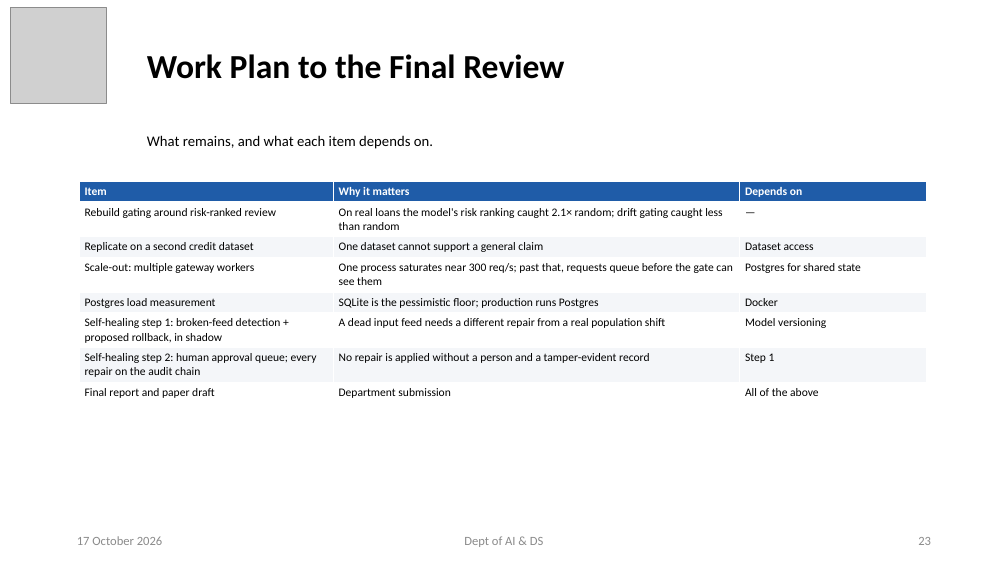
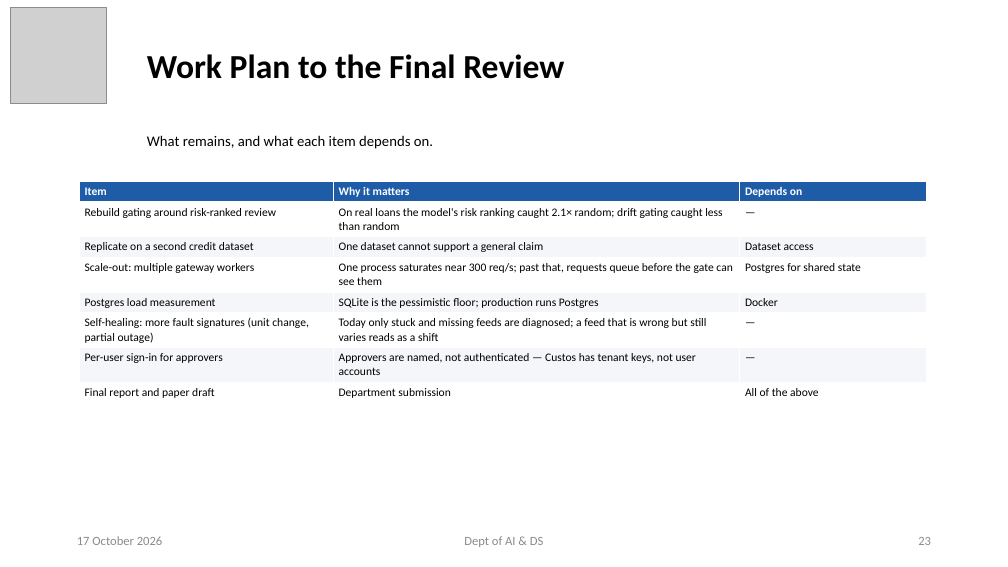
Before and after one commit to ayushpandey0201/custos, a slide deck: slide 23 of docs/presentations/Custos_Phase2_Review2.pptx. Drawn at 1008x567 pixels with LibreOffice and Linux fonts; fonts in the diff are those of the drawing; grey boxes stand for pictures. Boxes give left, top, right and bottom in pixels: in the first picture for what was removed or moved away, otherwise in the second. Text is boxed around its words. In the diff, an @@ line names an element or a change of style, - is before the commit and + after.

```diff
--- a/docs/presentations/Custos_Phase2_Review2.pptx
+++ b/docs/presentations/Custos_Phase2_Review2.pptx
@@ table at [79,181,926,402] @@
-row 6: Self-healing step 1: broken-feed detection + proposed rollback, in shadow | A dead input feed needs a different repair from a real population shift | Model versioning
+row 6: Self-healing: more fault signatures (unit change, partial outage) | Today only stuck and missing feeds are diagnosed; a feed that is wrong but still varies reads as a shift | —
-row 7: Self-healing step 2: human approval queue; every repair on the audit chain | No repair is applied without a person and a tamper-evident record | Step 1
+row 7: Per-user sign-in for approvers | Approvers are named, not authenticated — Custos has tenant keys, not user accounts | —
```
Also in this commit, not shown: 6 other slides changed, 8 other files.
